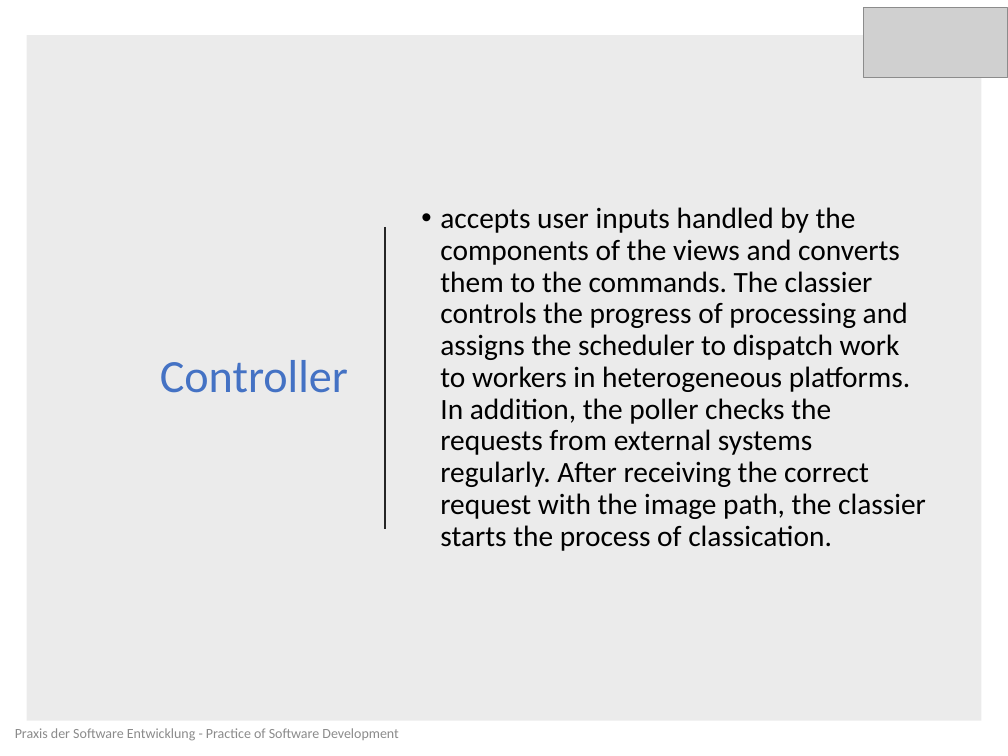
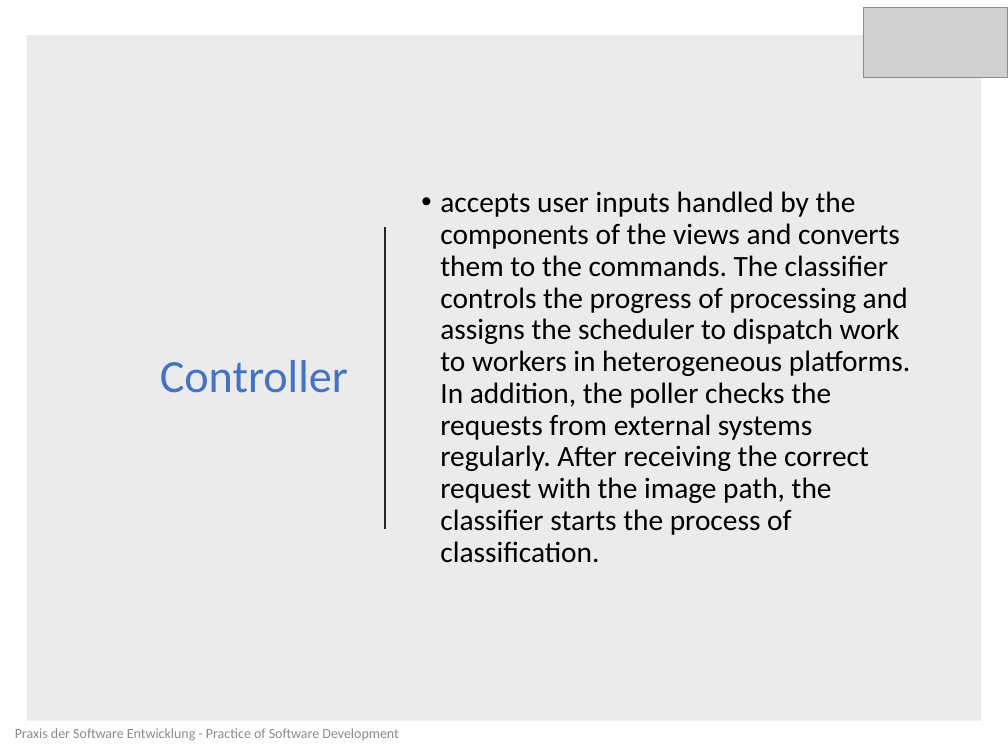
Before and after one commit to MehyarCh/HEPICS, a slide deck: slide 17 of designPresentation (Last Version).pptx. Drawn at 1008x756 pixels with LibreOffice and Linux fonts; fonts in the diff are those of the drawing; grey boxes stand for pictures. Boxes give left, top, right and bottom in pixels: in the first picture for what was removed or moved away, otherwise in the second. Text is boxed around its words. In the diff, an @@ line names an element or a change of style, - is before the commit and + after.

```diff
--- a/designPresentation (Last Version).pptx
+++ b/designPresentation (Last Version).pptx
@@ text at (440, 191, 910, 563): text changed @@
-• accepts user inputs handled by the components of the views and converts them to the commands. The classier controls the progress of processing and assigns the scheduler to dispatch work to workers in heterogeneous platforms. In addition, the poller checks the requests from external systems regularly. After receiving the correct request with the image path, the classier starts the process of classication.
+• accepts user inputs handled by the components of the views and converts them to the commands. The classifier controls the progress of processing and assigns the scheduler to dispatch work to workers in heterogeneous platforms. In addition, the poller checks the requests from external systems regularly. After receiving the correct request with the image path, the classifier starts the process of classification.
```
Also in this commit, not shown: 2 other slides changed.
